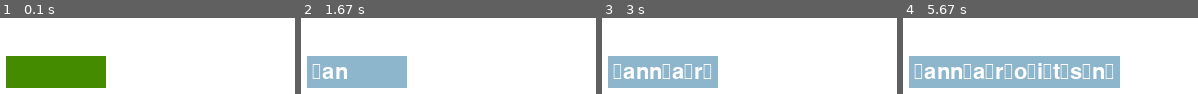
Above: before the commit, frames 1-4 (left to right).
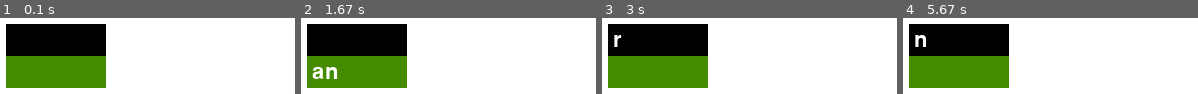
Above: after the commit, the same moments.

Repository: cncallmek/pygame
Game: pygame game, started from text_box.py
The game is run twice, just before and just after one commit, with the same random seed, the same clock (stepped at 60 frames per second) and the same inputs.
Inputs (mouse positions are in pixels of both pictures, inside the frame that each line leads up to):
- Up to frame 1 (0.1 s): no input
- Up to frame 2 (1.67 s): tap Enter at 0.33 s; press the mouse at (357, 71) at 0.7 s; move the mouse to (outside the picture) at 0.8 s; release the mouse at (outside the picture) at 0.93 s; type "an" at 1.55 s
- Up to frame 3 (3 s): type "n" at 1.75 s; tap Enter at 1.88, 2.23, 2.78 s; type "a" at 2.1 s; type "r" at 2.65 s
- Up to frame 4 (5.67 s): type "o" at 3.2 s; tap Enter every 0.55 s from 3.33 to 5.53 s; type "i" at 3.75 s; type "t" at 4.3 s; type "s" at 4.85 s; type "n" at 5.4 s

The runs differ from the first frame. In frame 1, 14% of the frame differs, in the area x 2-36%, y 7-50%; in frame 2, 28%; in frame 3, 30%; in frame 4, 43%, in the area x 2-74%, y 7-93%.

Commit message:
updates the text box file, creating a rudimetary button and storing input for later use, will be used for the character creator

Diff:
--- a/text_box.py
+++ b/text_box.py
@@ -8,11 +8,13 @@
 base_font = pygame.font.Font(None, 32)
 user_text = ''
 input_rect = pygame.Rect(200, 200, 140, 32)
+input_rect2 = pygame.Rect(200, 168, 140, 32)
 color_active = pygame.Color('lightskyblue3')
 color_passive = pygame.Color('chartreuse4')
 color = color_passive
 
 active = False
+stat_sheet = ''
 
 while True:
     for event in pygame.event.get():
@@ -26,10 +28,15 @@
                 active = True
             else:
                 active = False
+        if event.type == pygame.MOUSEBUTTONUP:
+            active = False
 
         if event.type == pygame.KEYDOWN:
             if event.key == pygame.K_BACKSPACE:
                 user_text = user_text[:-1]
+            elif event.key == pygame.K_RETURN:
+                stat_sheet = user_text
+                user_text = ''
             else:
                 user_text += event.unicode
 
@@ -41,10 +48,15 @@
         color = color_passive
 
     pygame.draw.rect(screen, color, input_rect)
+    pygame.draw.rect(screen, (0,0,0), input_rect2)
 
     text_surface = base_font.render(user_text, True, (255, 255, 255))
+    screen.blit(text_surface, (input_rect.x + 5, input_rect.y + 5))
+    input_rect.w = max(100, text_surface.get_width() + 10)
 
-    screen.blit(text_surface, (input_rect.x+5, input_rect.y+5))
-    input_rect.w = max(100, text_surface.get_width()+10)
+    text_print = base_font.render(stat_sheet, True, (255, 255, 255))
+    screen.blit(text_print, (input_rect2.x + 5, input_rect2.y+5))
+    input_rect2.w = max(100, text_print.get_width() + 10)
+
     pygame.display.flip()
-    clock.tick(60)
+    clock.tick(165)
